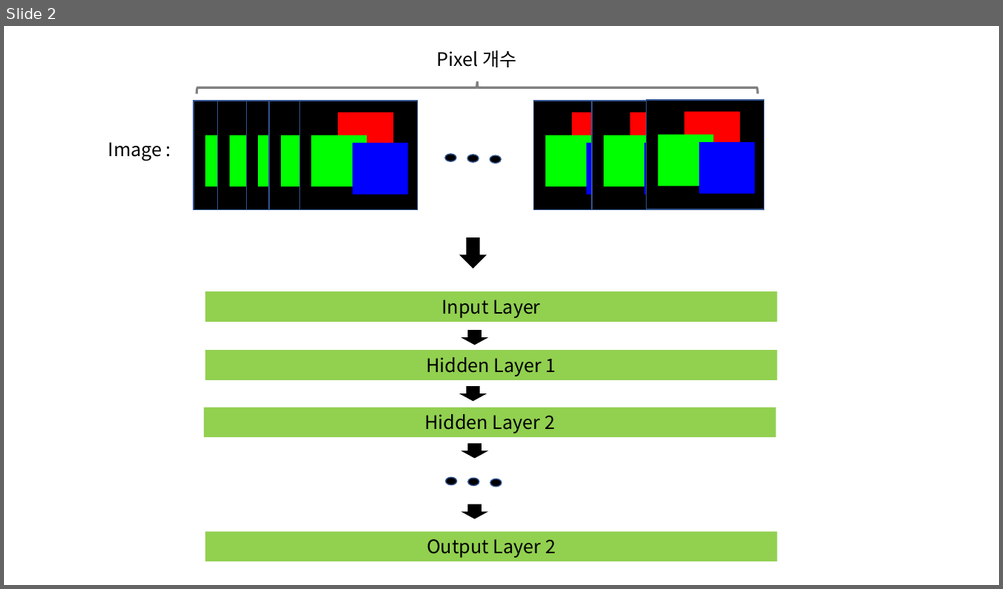
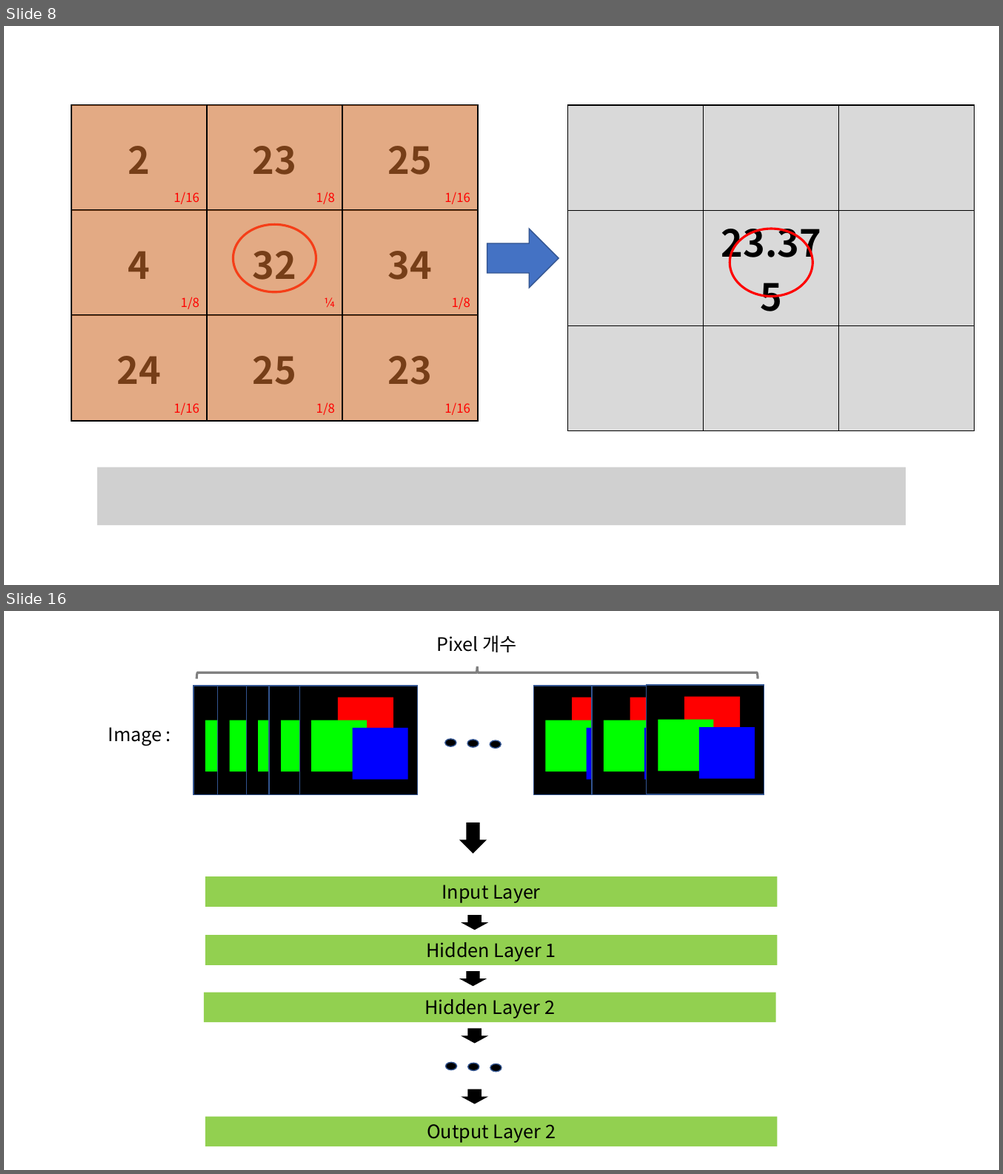
Before and after one commit to bn3monkey/MachineLearning, a slide deck: CNN/CNN.pptx. Shown one above the other, each under a label of ours: slide 2 before the commit, slides 8 and 16 after it; the slides between them are not shown. The pictures are 1003x589 and 1003x1174 pixels, drawn with LibreOffice and Linux fonts; fonts in the diff are those of the drawing; grey boxes stand for pictures. Boxes give left, top, right and bottom in pixels: in the first picture for what was removed or moved away, otherwise in the second. Text is boxed around its words. In the diff, an @@ line names an element or a change of style, - is before the commit and + after.

```diff
--- a/CNN/CNN.pptx
+++ b/CNN/CNN.pptx
@@ slide 8 added at [4,26,999,585], background #FFFFFF @@
@@ table added at [71,105,478,421], 3 rows, 3 columns @@
+2 | 23 | 25
+4 | 32 | 34
+24 | 25 | 23
@@ table added at [71,104,478,420], 3 rows, 3 columns @@
+1/16 | 1/8 | 1/16
+1/8 | ¼ | 1/8
+1/16 | 1/8 | 1/16
@@ table added at [568,105,976,421], 3 rows, 3 columns @@
+ |  | 
+ | 23.375 | 
+ |  | 
@@ ellipse added at [233,224,316,292], outline #FF0000 2.25 pt @@
@@ right arrow added at [486,229,558,288], fill #4472C4, outline #325491 1 pt @@
@@ ellipse added at [730,229,813,297], outline #FF0000 2.25 pt @@
@@ picture added at [97,468,905,526] @@
@@ what was slide 2 is now slide 16 @@
```
Also in this commit, not shown: 1 slide changed, 16 other slides added, 23 other files.
